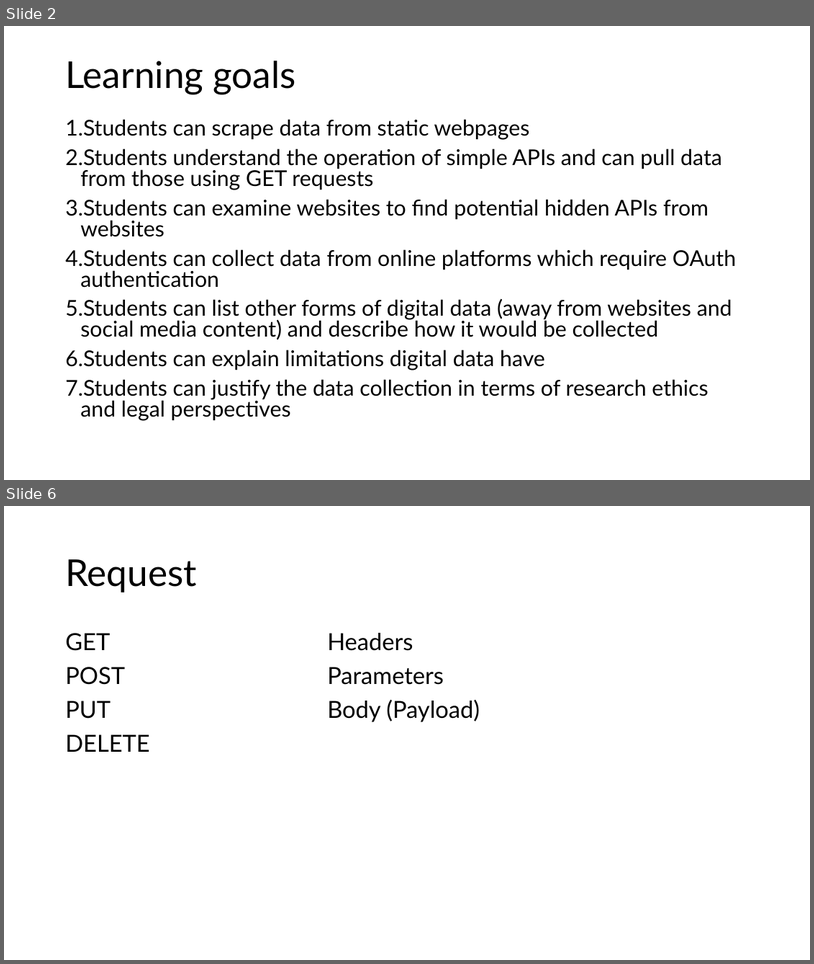
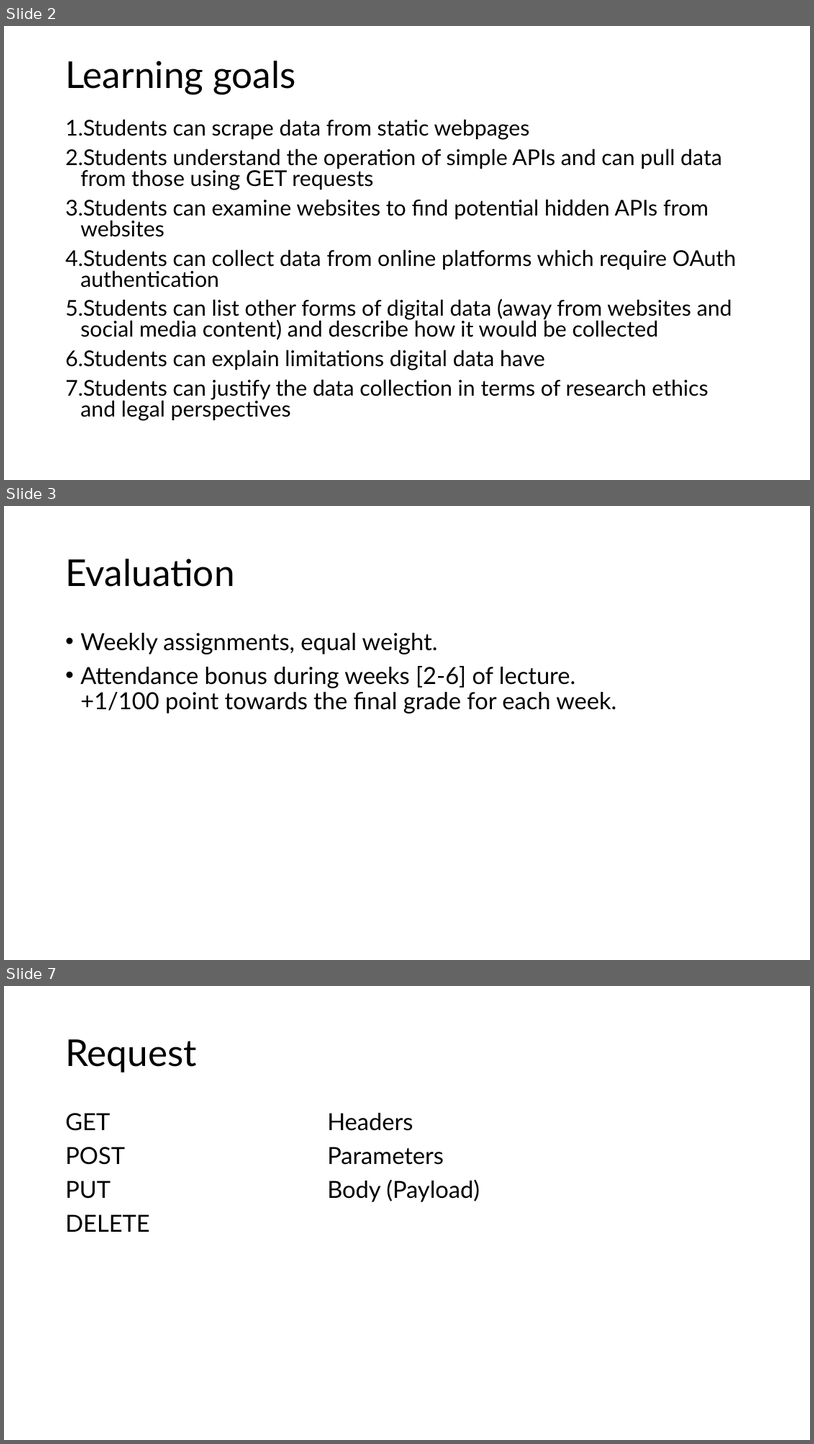
Before and after one commit to eskenderi/digital-data-collection, a slide deck: slides/intro.pptx. Shown one above the other, each under a label of ours: slides 2 and 6 before the commit, slides 2, 3 and 7 after it; the slides between them are not shown. The pictures are 814x964 and 814x1444 pixels, drawn with LibreOffice and Linux fonts; fonts in the diff are those of the drawing. Boxes give left, top, right and bottom in pixels: in the first picture for what was removed or moved away, otherwise in the second. Text is boxed around its words. In the diff, an @@ line names an element or a change of style, - is before the commit and + after.

Commit message:
Updated slides week 1

```diff
--- a/slides/intro.pptx
+++ b/slides/intro.pptx
@@ slide 3 added at bbox=[4, 506, 810, 960], background #FFFFFF @@
@@ title added at bbox=[65, 559, 234, 587], 44 pt, text #000000 @@
+Evaluation
@@ text added at bbox=[80, 633, 617, 713], 28 pt, text #000000 @@
+• Weekly assignments, equal weight.
+• Attendance bonus during weeks [2-6] of lecture.
+  +1/100 point towards the final grade for each week.
@@ what was slide 6 is now slide 7 @@
```
